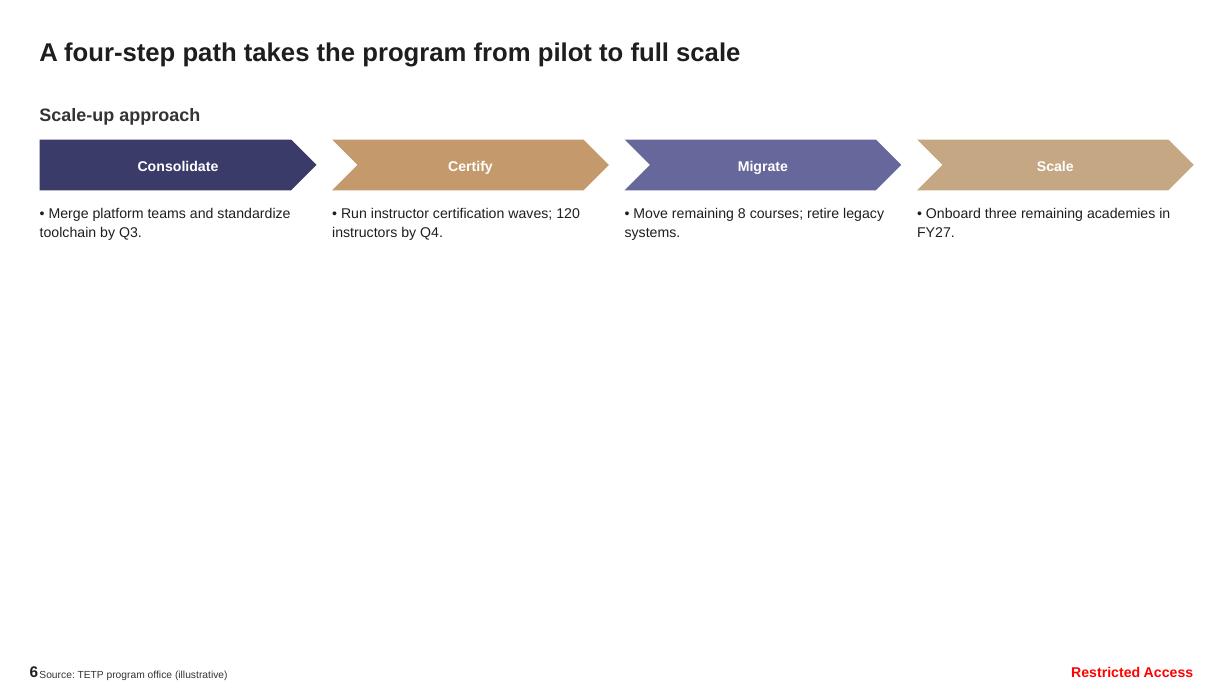
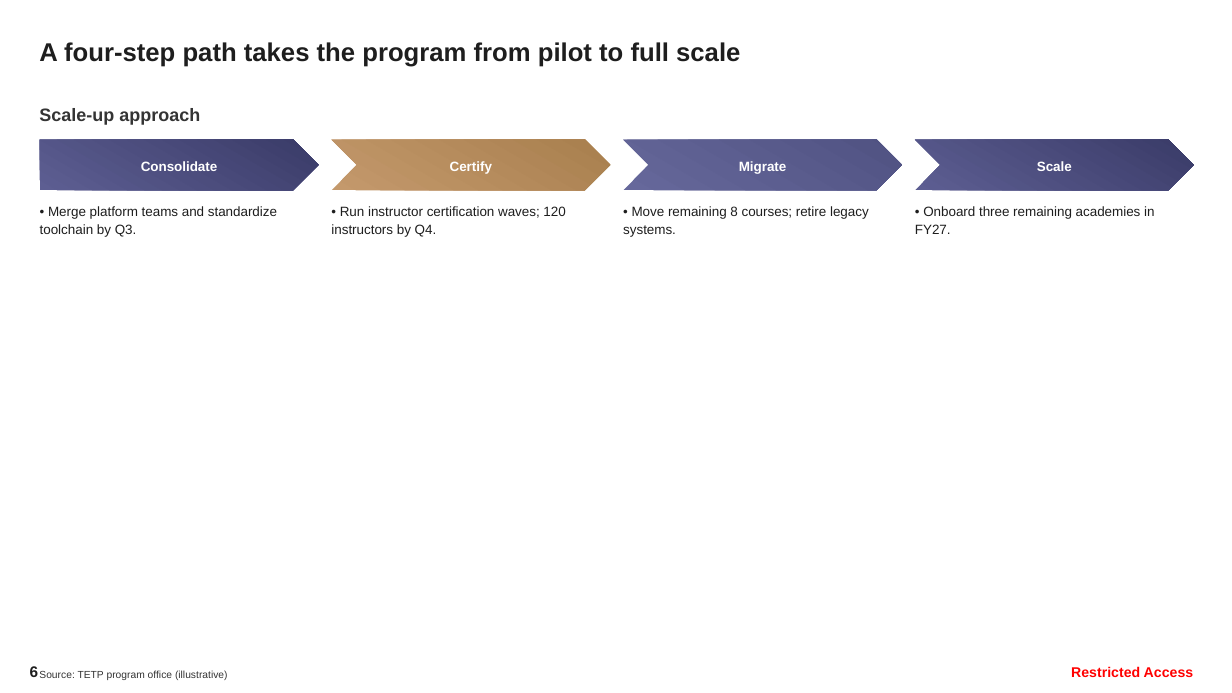
Before and after one commit to ammarkojok/Consulting-Toolkit, a slide deck: slide 6 of .claude/skills/tetp-deck/examples/example-deck.pptx. Drawn at 1232x693 pixels with LibreOffice and Linux fonts; fonts in the diff are those of the drawing; background and template pictures are left out. Boxes give left, top, right and bottom in pixels: in the first picture for what was removed or moved away, otherwise in the second. Text is boxed around its words. In the diff, an @@ line names an element or a change of style, - is before the commit and + after.

```diff
--- a/.claude/skills/tetp-deck/examples/example-deck.pptx
+++ b/.claude/skills/tetp-deck/examples/example-deck.pptx
@@ pentagon arrow at box(40, 140, 319, 190): fill #3A3B68 to gradient #5D5E92 to #3A3B68 @@
@@ chevron at box(332, 140, 611, 190): fill #C4996C to gradient #C4996C to #A87F4E @@
@@ size 11 to 10.5 pt; line spacing 1.15 to 1.12 in 8 elements at box(331, 206, 565, 237), box(623, 206, 869, 237), box(40, 206, 277, 237), box(915, 206, 1154, 234), box(1037, 161, 1072, 171), box(739, 161, 787, 174), box(141, 161, 218, 171), box(450, 161, 492, 174) @@
@@ chevron at box(624, 140, 903, 190): fill #66689B to gradient #66689B to #505282 @@
@@ chevron at box(915, 140, 1194, 190): fill #C5A783 to gradient #5D5E92 to #3A3B68 @@
```
Also in this commit, not shown: 7 other slides changed, 1 slide added, 11 other files.
